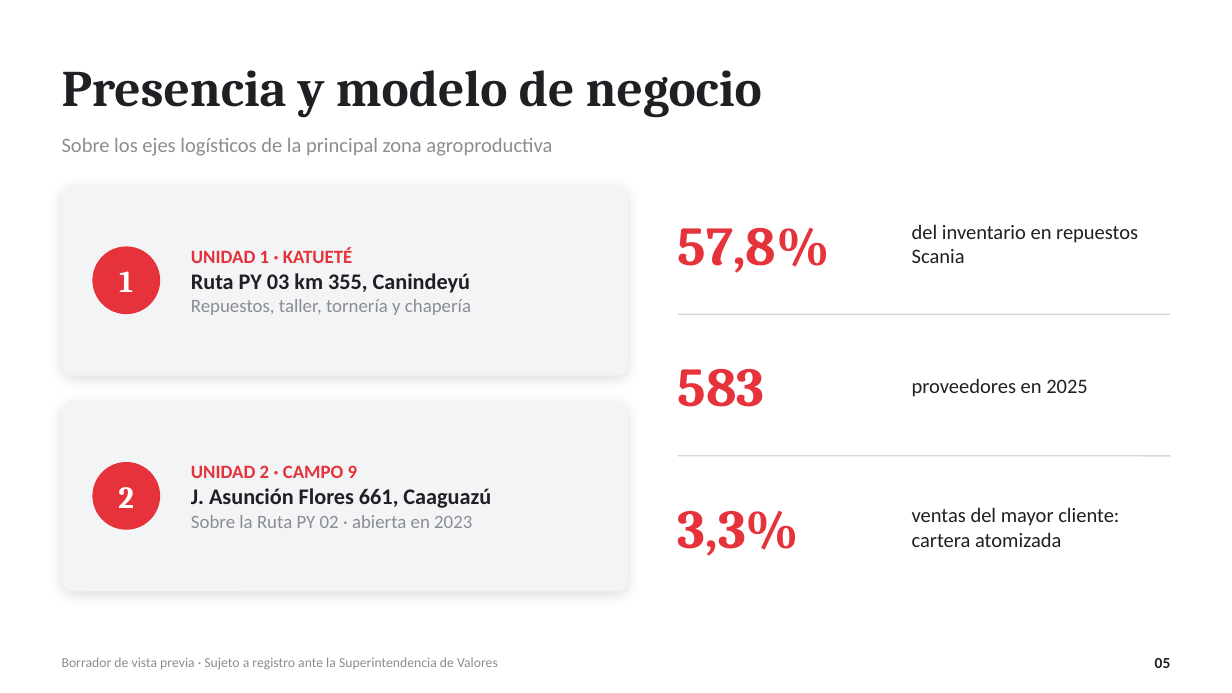
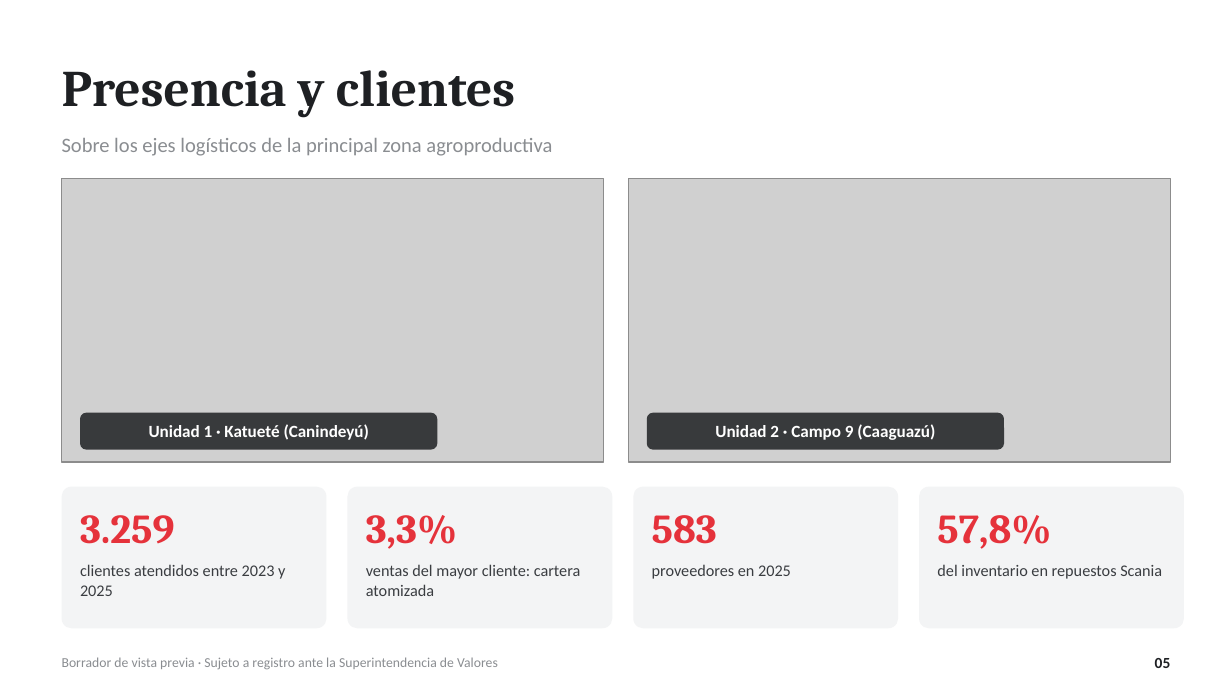
Before and after one commit to josecavalier94/n8n-render-deploy, a slide deck: slide 5 of Vista_Previa_Presentacion_Tavares.pptx. Drawn at 1232x693 pixels with LibreOffice and Linux fonts; fonts in the diff are those of the drawing; grey boxes stand for pictures. Boxes give left, top, right and bottom in pixels: in the first picture for what was removed or moved away, otherwise in the second. Text is boxed around its words. In the diff, an @@ line names an element or a change of style, - is before the commit and + after.

```diff
--- a/Vista_Previa_Presentacion_Tavares.pptx
+++ b/Vista_Previa_Presentacion_Tavares.pptx
@@ text at <box>62,70,515,118</box>: text changed @@
-Presencia y modelo de negocio
+Presencia y clientes
@@ picture added at <box>62,179,604,462</box> @@
@@ picture added at <box>628,179,1170,462</box> @@
@@ rounded rectangle removed at <box>62,185,628,376</box> @@
@@ ellipse removed at <box>92,246,160,314</box> @@
@@ text removed at <box>191,247,471,315</box> @@
-UNIDAD 1 · KATUETÉ
-Ruta PY 03 km 355, Canindeyú
-Repuestos, taller, tornería y chapería
@@ text removed at <box>119,271,133,292</box> @@
-1
@@ line removed from (678, 314) to (1170, 314) @@
@@ rounded rectangle added at <box>80,413,437,450</box>, fill #1E2023 at 85% opacity @@
@@ rounded rectangle added at <box>647,413,1004,450</box>, fill #1E2023 at 85% opacity @@
@@ text added at <box>149,424,369,440</box>, 10 pt, text #FFFFFF, bold @@
+Unidad 1 · Katueté (Canindeyú)
@@ text added at <box>715,424,935,440</box>, 10 pt, text #FFFFFF, bold @@
+Unidad 2 · Campo 9 (Caaguazú)
@@ ellipse removed at <box>92,462,160,530</box> @@
@@ text removed at <box>191,465,491,528</box> @@
-UNIDAD 2 · CAMPO 9
-J. Asunción Flores 661, Caaguazú
-Sobre la Ruta PY 02 · abierta en 2023
@@ line removed from (678, 456) to (1170, 456) @@
@@ rounded rectangle: place and size @@
-rounded rectangle at <box>62,400,628,591</box>
+rounded rectangle at <box>62,487,326,628</box>
@@ rounded rectangle at <box>62,487,326,628</box>: shadow off; proportions changed @@
@@ text removed at <box>118,487,134,508</box> @@
-2
@@ rounded rectangle added at <box>347,487,612,628</box>, fill #F3F4F5 @@
@@ size 32 to 24 pt in 3 elements at <box>652,515,717,544</box>, <box>937,515,1051,549</box>, <box>366,515,457,549</box> @@
@@ text "3,3%": place and size @@
-text "3,3%" at <box>678,511,800,556</box>
+text "3,3%" at <box>366,515,457,549</box>
@@ rounded rectangle added at <box>633,487,898,628</box>, fill #F3F4F5 @@
@@ text "583": place and size @@
-text "583" at <box>678,369,765,407</box>
+text "583" at <box>652,515,717,544</box>
@@ rounded rectangle added at <box>919,487,1184,628</box>, fill #F3F4F5 @@
@@ text "57,8%": place and size @@
-text "57,8%" at <box>678,228,830,273</box>
+text "57,8%" at <box>937,515,1051,549</box>
@@ text added at <box>80,515,174,544</box>, 24 pt, text #E5323B, bold @@
+3.259
@@ text added at <box>80,564,285,596</box>, 9.5 pt, text #3A3D41 @@
+clientes atendidos entre 2023 y 2025
@@ size 12 to 9.5 pt, text colour #1E2023 to #3A3D41; vertical alignment middle to top in 3 elements at <box>937,564,1162,579</box>, <box>652,565,791,579</box>, <box>366,564,581,596</box> @@
@@ text "ventas del mayor cliente: cartera ...": place and size @@
-text "ventas del mayor cliente: cartera ..." at <box>912,507,1119,547</box>
+text "ventas del mayor cliente: cartera ..." at <box>366,564,581,596</box>
@@ text "proveedores en 2025": place and size @@
-text "proveedores en 2025" at <box>912,378,1088,397</box>
+text "proveedores en 2025" at <box>652,565,791,579</box>
@@ text "del inventario en repuestos Scania": place and size @@
-text "del inventario en repuestos Scania" at <box>912,224,1138,263</box>
+text "del inventario en repuestos Scania" at <box>937,564,1162,579</box>
```
Also in this commit, not shown: 4 other slides changed, 1 slide added, 1 slide removed.
